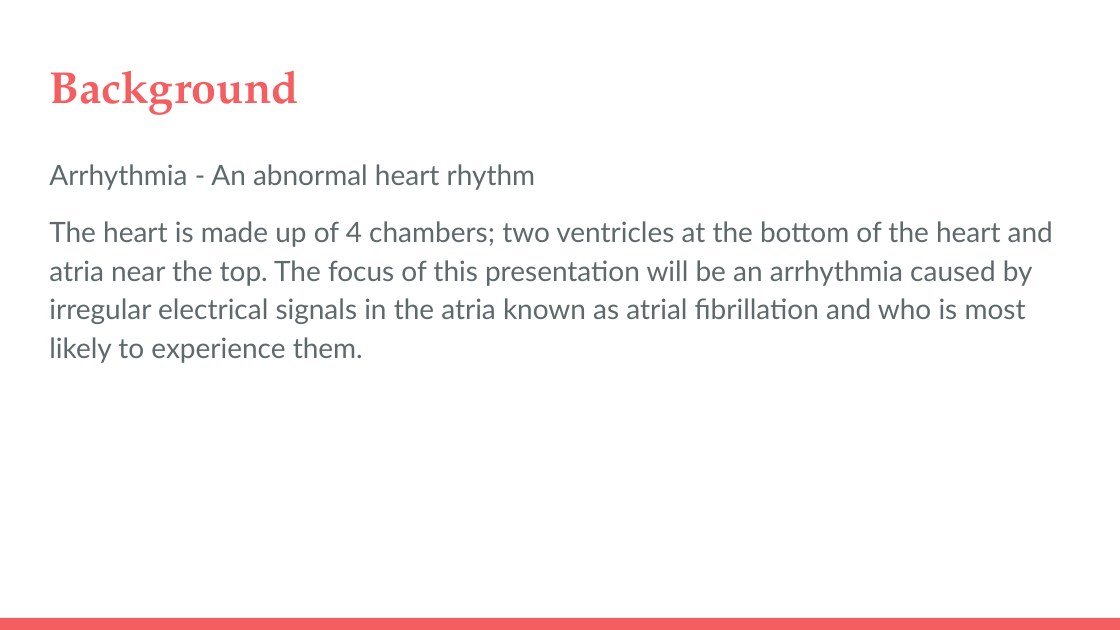
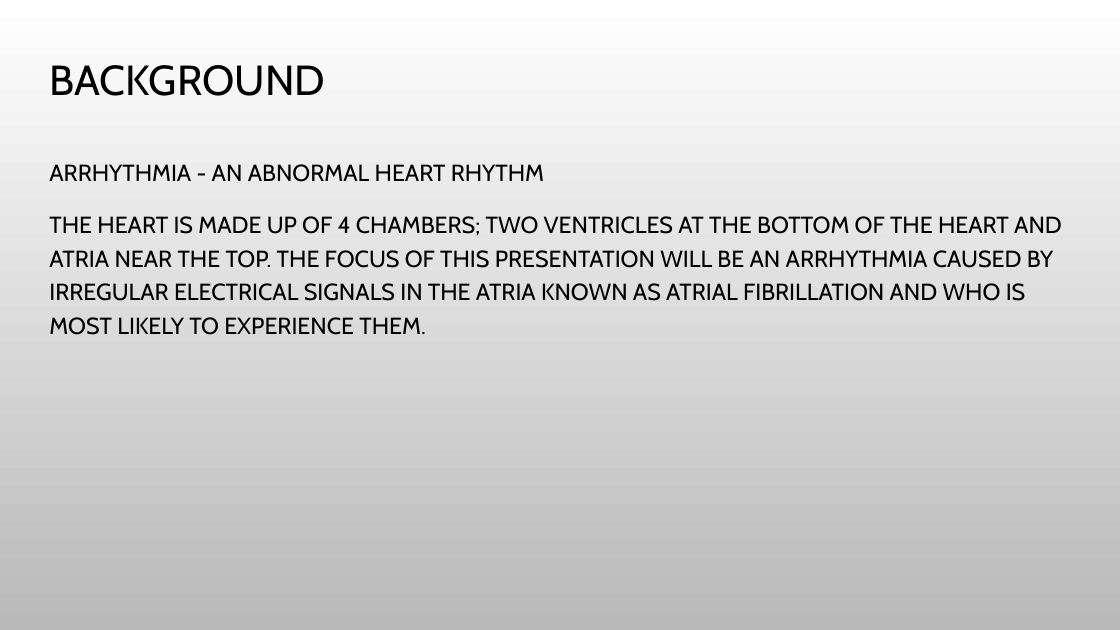
Before and after one commit to Almandiro/Rutgers_DS_Project_1, a slide deck: slide 3 of Correlative Signs of Atrial Fibrallation.pptx. Drawn at 1120x630 pixels with LibreOffice and Linux fonts; fonts in the diff are those of the drawing; background and template pictures are left out. Boxes give left, top, right and bottom in pixels: in the first picture for what was removed or moved away, otherwise in the second. Text is boxed around its words. In the diff, an @@ line names an element or a change of style, - is before the commit and + after.

```diff
--- a/Correlative Signs of Atrial Fibrallation.pptx
+++ b/Correlative Signs of Atrial Fibrallation.pptx
@@ background #FFFFFF to picture (left out) @@
@@ title at bbox=[49, 65, 325, 96]: text changed; size 28.8 to 27 pt; font TeX Gyre Pagella to Cabin; text colour #F55E61 to #000000; bold off @@
-Background
+BACKGROUND
@@ text at bbox=[49, 164, 1062, 335]: text changed; size 18 to 15 pt; font Lato to Cabin; text colour #5E696C to #000000 @@
-Arrhythmia - An abnormal heart rhythm
-The heart is made up of 4 chambers; two ventricles at the bottom of the heart and atria near the top. The focus of this presentation will be an arrhythmia caused by irregular electrical signals in the atria known as atrial fibrillation and who is most likely to experience them.
+ARRHYTHMIA - AN ABNORMAL HEART RHYTHM
+THE HEART IS MADE UP OF 4 CHAMBERS; TWO VENTRICLES AT THE BOTTOM OF THE HEART AND ATRIA NEAR THE TOP. THE FOCUS OF THIS PRESENTATION WILL BE AN ARRHYTHMIA CAUSED BY IRREGULAR ELECTRICAL SIGNALS IN THE ATRIA KNOWN AS ATRIAL FIBRILLATION AND WHO IS MOST LIKELY TO EXPERIENCE THEM.
@@ rectangle removed at bbox=[0, 618, 1120, 630] @@
```
Also in this commit, not shown: 7 other slides changed.
